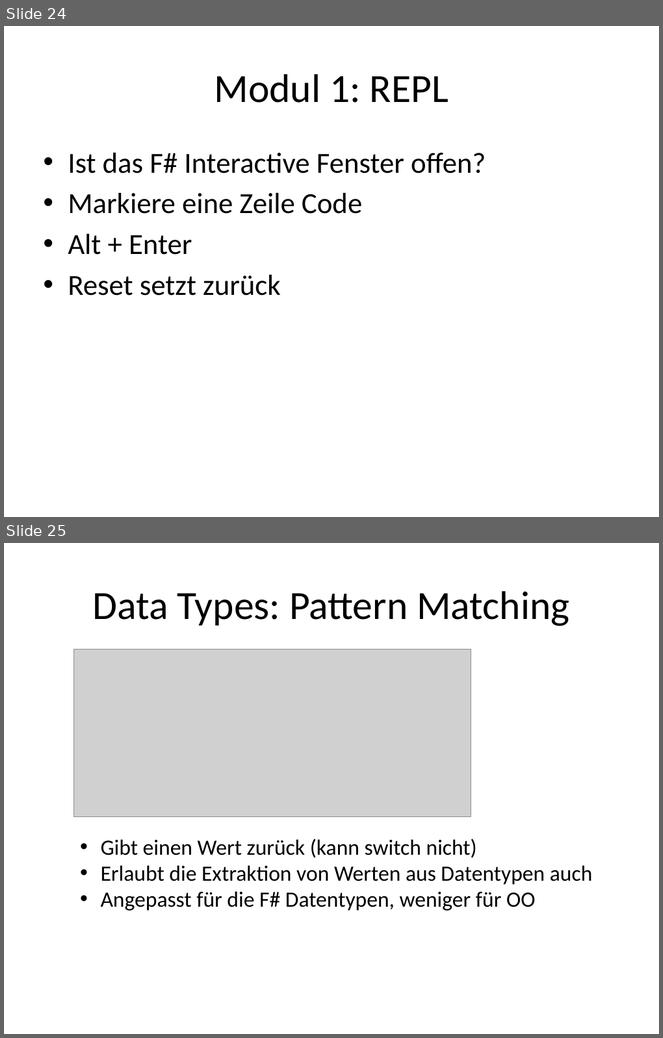
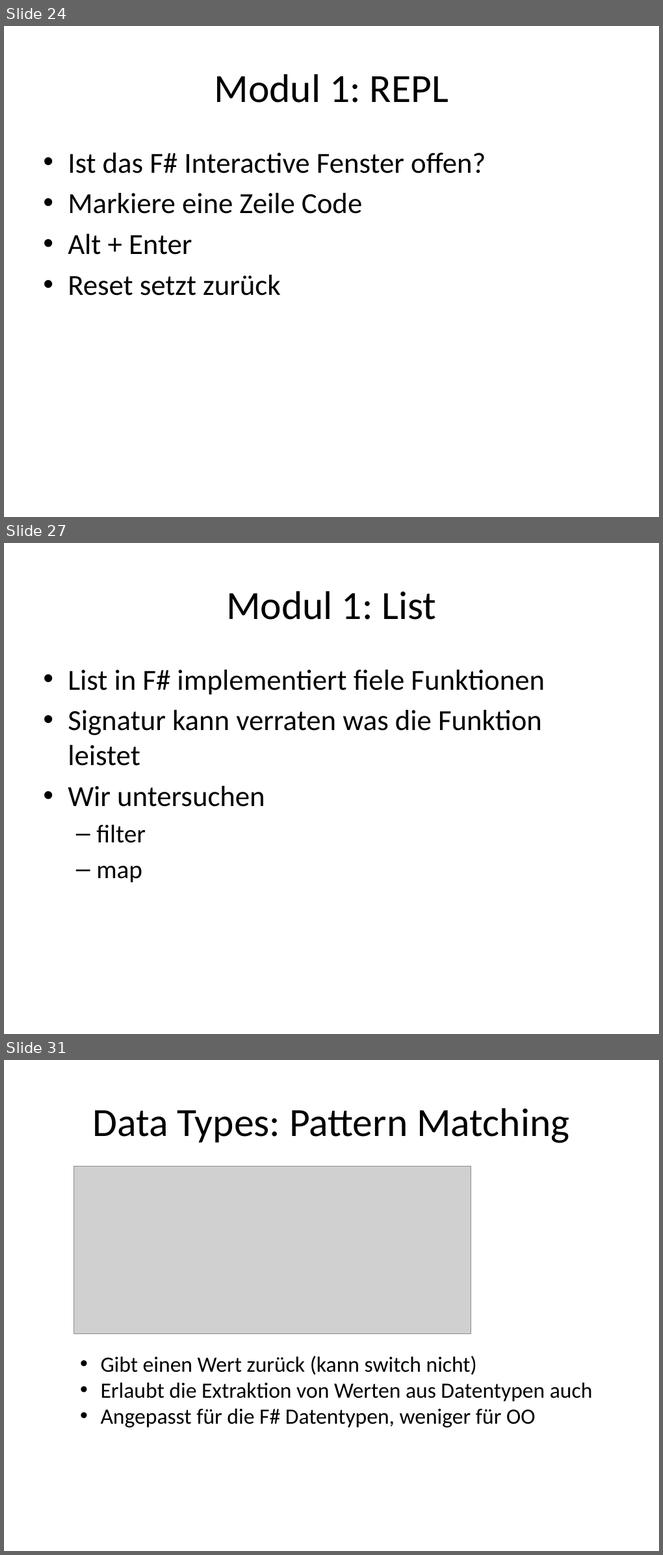
Before and after one commit to nasserbrake/Spartakiade2017, a slide deck: FSharp.pptx. Shown one above the other, each under a label of ours: slides 24 and 25 before the commit, slides 24, 27 and 31 after it; the slides between them are not shown. The pictures are 663x1038 and 663x1555 pixels, drawn with LibreOffice and Linux fonts; fonts in the diff are those of the drawing; grey boxes stand for pictures. Boxes give left, top, right and bottom in pixels: in the first picture for what was removed or moved away, otherwise in the second. Text is boxed around its words. In the diff, an @@ line names an element or a change of style, - is before the commit and + after.

Commit message:
Modul 1 beinhaltet List Funktionen, Umgang mit Referenzen in F#

```diff
--- a/FSharp.pptx
+++ b/FSharp.pptx
@@ slide 27 added at box(4, 543, 659, 1034), background #FFFFFF @@
@@ title added at box(226, 591, 436, 620), 44 pt, text #000000 @@
+Modul 1: List
@@ text added at box(68, 670, 545, 883), 32 pt, text #000000 @@
+• List in F# implementiert fiele Funktionen
+• Signatur kann verraten was die Funktion leistet
+• Wir untersuchen
+  – filter
+  – map
@@ what was slide 25 is now slide 31 @@
```
Also in this commit, not shown: 5 other slides added, 7 other files.
